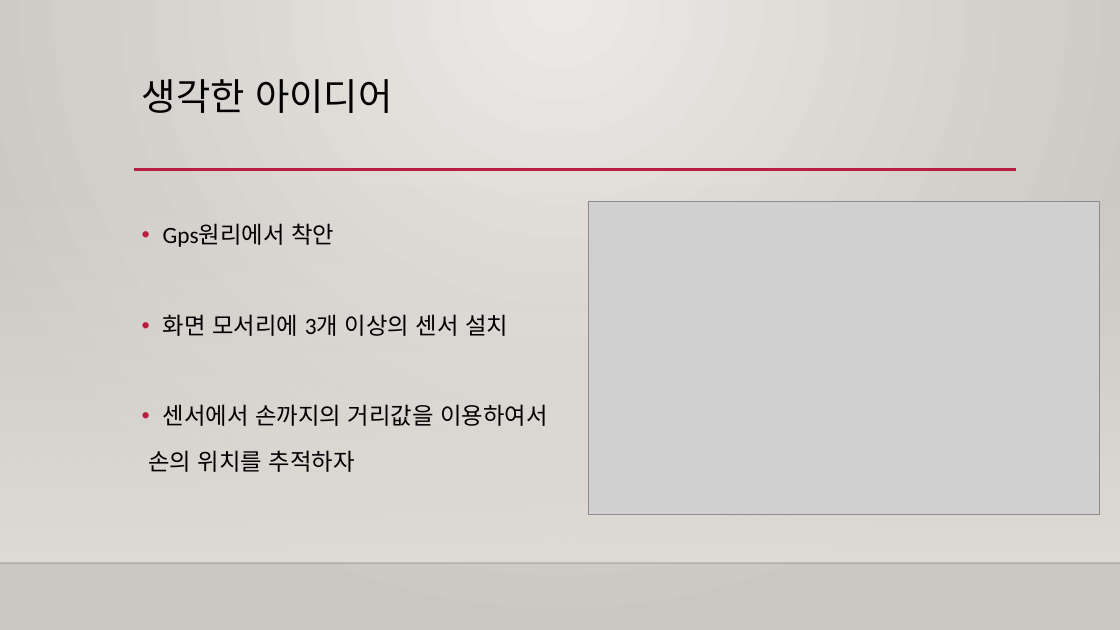
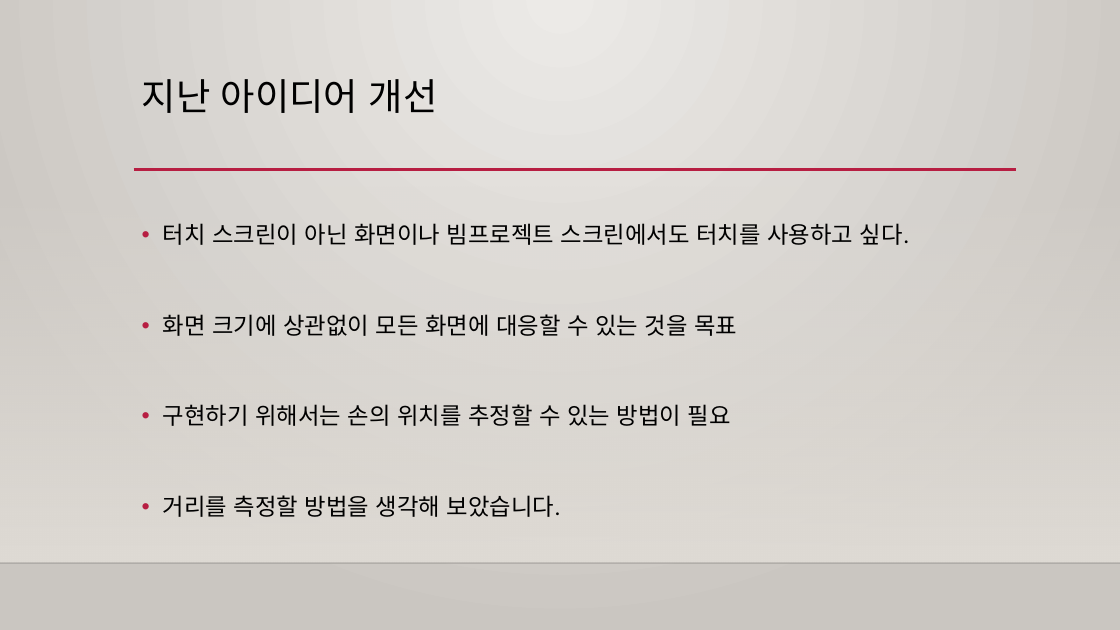
Before and after one commit to Capstone-Design/Documents, a slide deck: slide 2 of 캡스톤디자인발표.pptx (slide 3 before the commit). Drawn at 1120x630 pixels with LibreOffice and Linux fonts; fonts in the diff are those of the drawing; grey boxes stand for pictures; background and template pictures are left out. Boxes give left, top, right and bottom in pixels: in the first picture for what was removed or moved away, otherwise in the second. Text is boxed around its words. In the diff, an @@ line names an element or a change of style, - is before the commit and + after.

```diff
--- a/캡스톤디자인발표.pptx
+++ b/캡스톤디자인발표.pptx
@@ title at [142, 79, 438, 113]: text changed @@
-생각한 아이디어
+지난 아이디어 개선
@@ picture removed at [588, 201, 1100, 514] @@
@@ text at [163, 223, 909, 517]: text changed @@
-• Gps원리에서 착안
-• 화면 모서리에 3개 이상의 센서 설치
-• 센서에서 손까지의 거리값을 이용하여서
-손의 위치를 추적하자
+• 터치 스크린이 아닌 화면이나 빔프로젝트 스크린에서도 터치를 사용하고 싶다.
+• 화면 크기에 상관없이 모든 화면에 대응할 수 있는 것을 목표
+• 구현하기 위해서는 손의 위치를 추정할 수 있는 방법이 필요
+• 거리를 측정할 방법을 생각해 보았습니다.
```
Also in this commit, not shown: 6 slides added, 1 slide removed.
